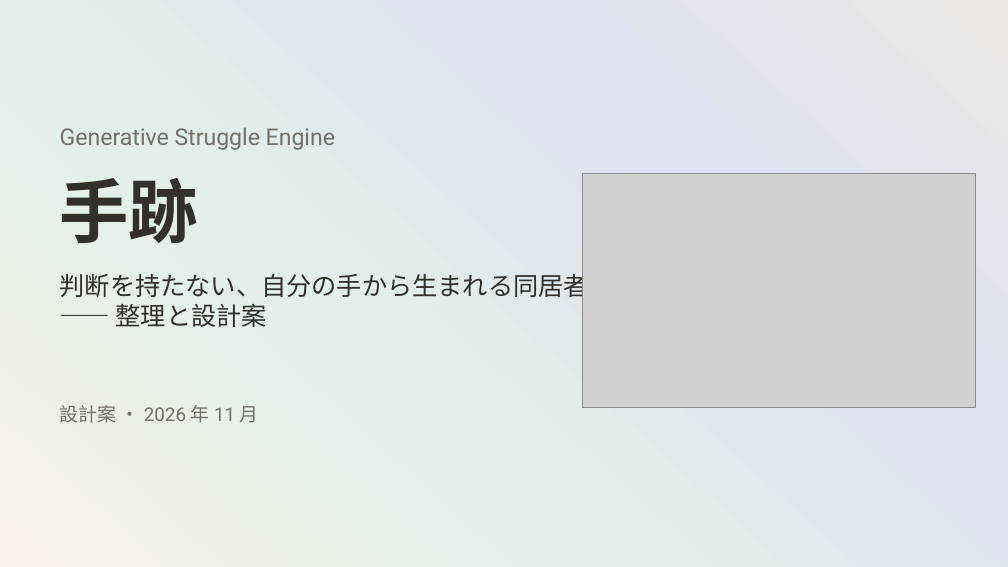
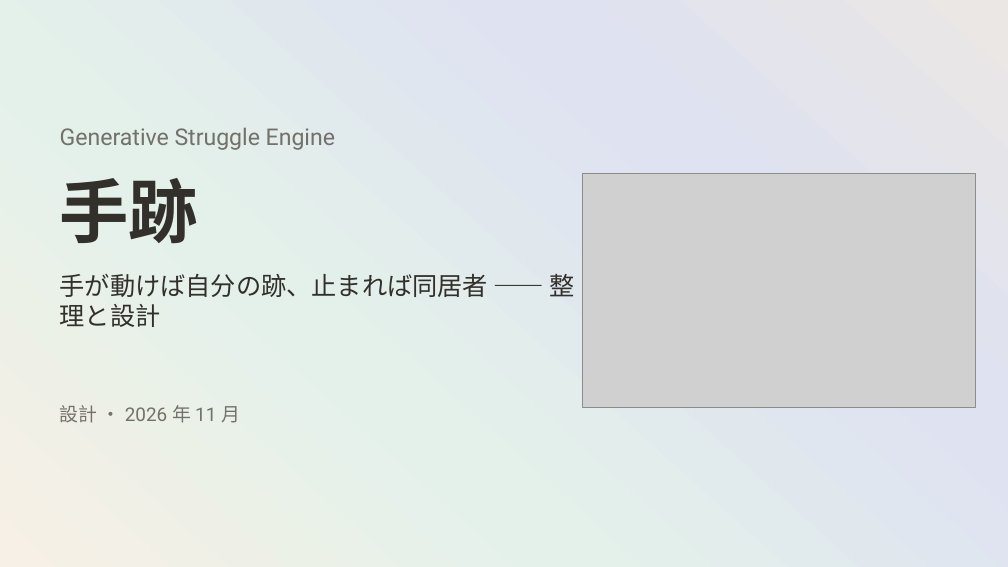
Before and after one commit to mikotomiura/GSE-prototype, a slide deck: slide 1 of docs/slides/project-overview/GSE_handmark_design.pptx. Drawn at 1008x567 pixels with LibreOffice and Linux fonts; fonts in the diff are those of the drawing; grey boxes stand for pictures; background and template pictures are left out. Boxes give left, top, right and bottom in pixels: in the first picture for what was removed or moved away, otherwise in the second. Text is boxed around its words. In the diff, an @@ line names an element or a change of style, - is before the commit and + after.

```diff
--- a/docs/slides/project-overview/GSE_handmark_design.pptx
+++ b/docs/slides/project-overview/GSE_handmark_design.pptx
@@ text at (60,274,575,327): text changed @@
-判断を持たない、自分の手から生まれる同居者 —— 整理と設計案
+手が動けば自分の跡、止まれば同居者 —— 整理と設計
@@ text at (60,405,240,423): text changed @@
-設計案 ・ 2026 年 11 月
+設計 ・ 2026 年 11 月
```
Also in this commit, not shown: 14 other slides changed, 3 slides added, 12 other files.
